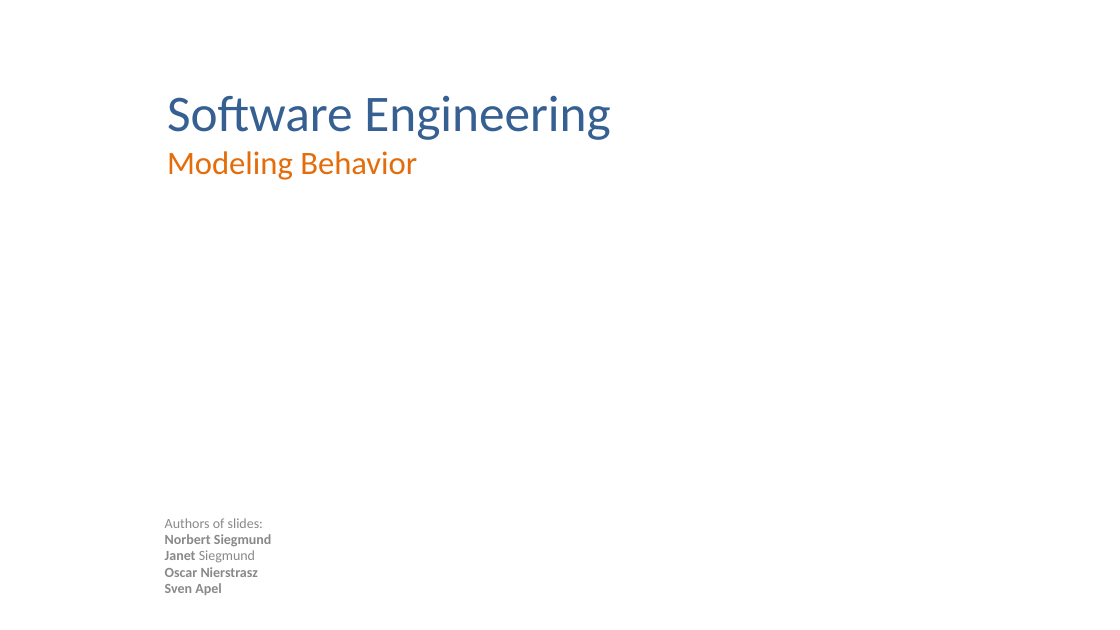
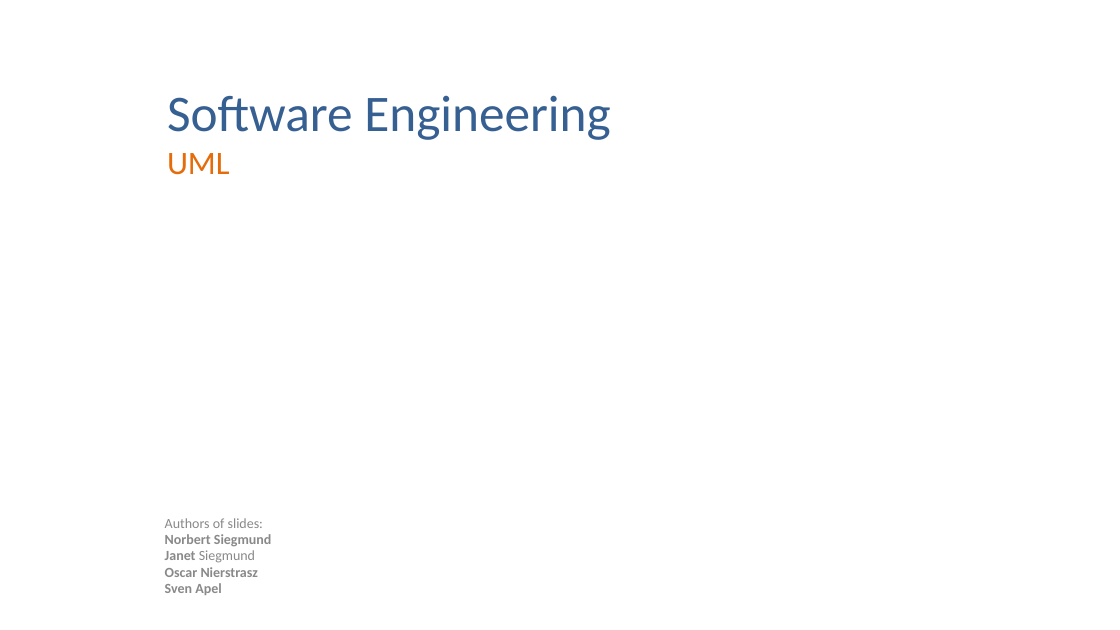
Before and after one commit to feigensp/lehre, a slide deck: slide 1 of se/slides/04_UML_Structure.pptx. Drawn at 1120x630 pixels with LibreOffice and Linux fonts; fonts in the diff are those of the drawing. Boxes give left, top, right and bottom in pixels: in the first picture for what was removed or moved away, otherwise in the second. Text is boxed around its words. In the diff, an @@ line names an element or a change of style, - is before the commit and + after.

```diff
--- a/se/slides/04_UML_Structure.pptx
+++ b/se/slides/04_UML_Structure.pptx
@@ text at [167,95,611,175]: text changed @@
-Software Engineering
-Modeling Behavior
+Software Engineering
+UML
```
Also in this commit, not shown: 1 other slide changed, 1 slide added, 5 other files.
